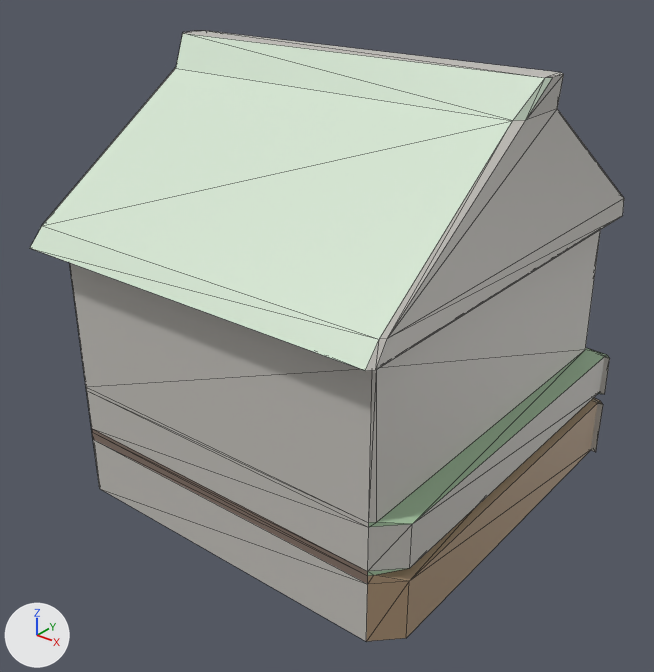
Before and after pictures for a commit that changed the glTF model docs/univers/archipeo/batiments/modeles/6e-batiment-serre-de-fougere/loin.glb.
Rendered twice from a 50 mm lens placed at (1.002, -1.346, 1.124), pointed at (-0.009, -0.083, 0.341). Every picture has the same lights, and +X, +Y and +Z are marked at lower left. The first picture is the older version. Mesh edges are drawn as thin lines. Vertices at exactly the same position are counted once.

Objects in the first picture: 'loin'.
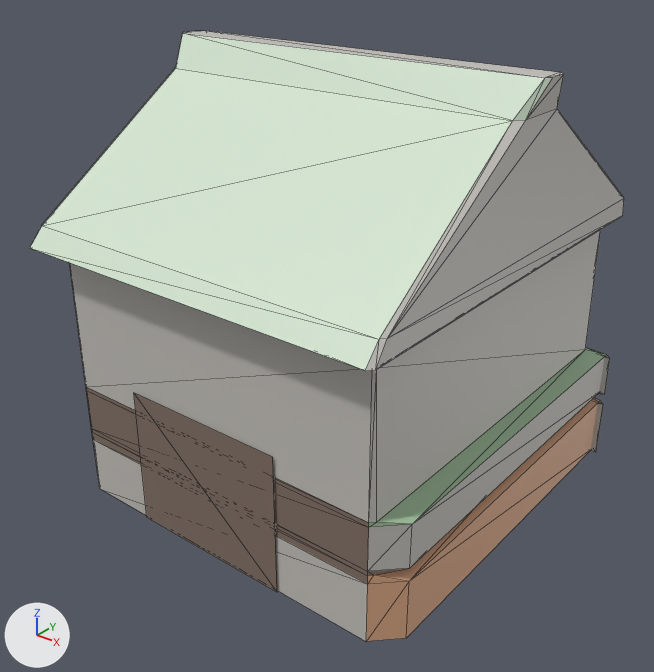
Pixel boxes [x1, y1, x2, y2] of what changed, in the pictures (654 x 672 px):
part 1 of me_loin, added (brown): after [134, 393, 277, 592]
part 2 of me_loin, recoloured: [86, 387, 602, 641] in both

The change, as a diff of the scene's bpy script:
```diff
--- a/docs/univers/archipeo/batiments/modeles/6e-batiment-serre-de-fougere/loin.glb.py
+++ b/docs/univers/archipeo/batiments/modeles/6e-batiment-serre-de-fougere/loin.glb.py
@@ me_loin @@
 # used by ob_loin; location = (0.0, 0.0, 0.0)
 # verts and faces of me_loin; kept vertices keep their numbers, new ones are numbered from 104
-me_loin.from_pydata(...)  # 104 vertices, 198 faces; spans x -0.423..0.397, y -0.462..0.41, z 0.0..0.876
+me_loin.from_pydata(...)  # 108 vertices, 200 faces; spans x -0.423..0.397, y -0.462..0.41, z 0.0..0.876
+# me_loin part 1
+verts[104] = (-0.208, -0.413, 0.0)  # pixel (146, 517)
+verts[105] = (0.141, -0.413, 0.0)  # pixel (277, 592)
+verts[106] = (0.141, -0.413, 0.287)  # pixel (272, 457)
+verts[107] = (-0.208, -0.413, 0.287)  # pixel (133, 392)
+faces += [(104, 105, 107), (105, 106, 107)]
+# me_loin part 2: 32 kept faces spanning x -0.368..0.397, y -0.41..0.388, z 0.0..0.245 get new vertex colours
 me_loin.materials.append(mat_defaultmaterial)
```
